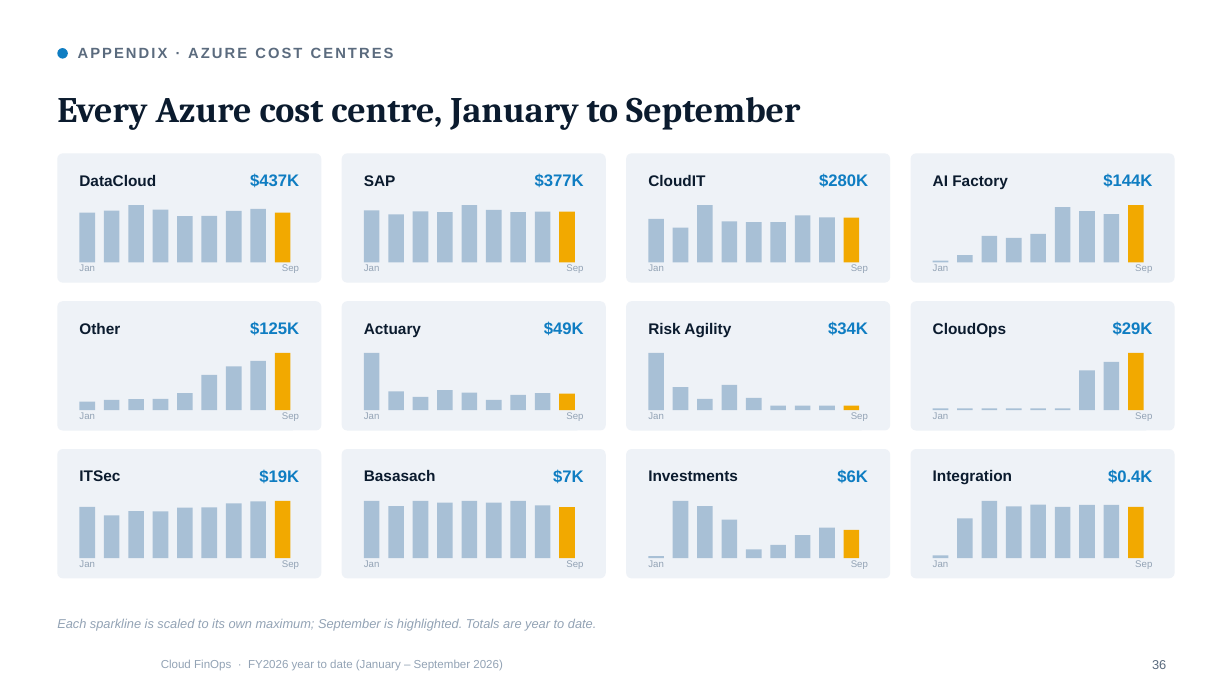
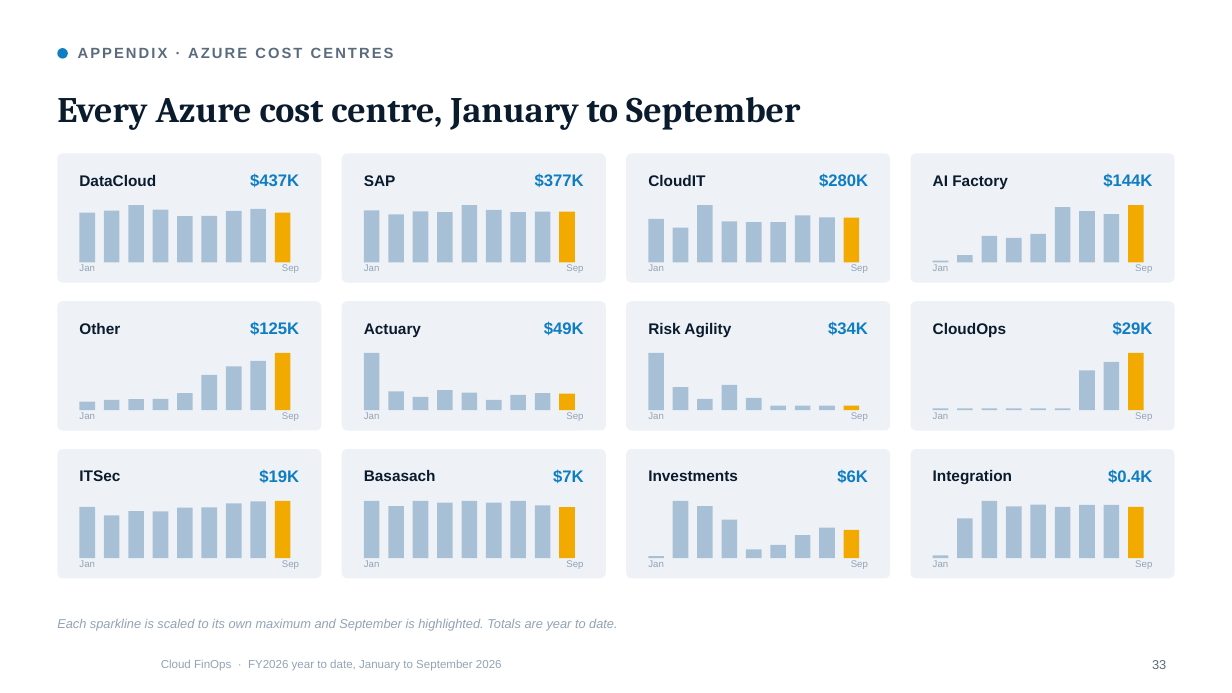
Before and after one commit to arielga5-code/Finops, a slide deck: slide 33 of presentations/Cloud_FinOps_Harel_FY2026_September.pptx (slide 36 before the commit). Drawn at 1232x693 pixels with LibreOffice and Linux fonts; fonts in the diff are those of the drawing; background and template pictures are left out. Boxes give left, top, right and bottom in pixels: in the first picture for what was removed or moved away, otherwise in the second. Text is boxed around its words. In the diff, an @@ line names an element or a change of style, - is before the commit and + after.

```diff
--- a/presentations/Cloud_FinOps_Harel_FY2026_September.pptx
+++ b/presentations/Cloud_FinOps_Harel_FY2026_September.pptx
@@ text at <box>57,619,617,631</box>: text changed @@
-Each sparkline is scaled to its own maximum; September is highlighted. Totals are year to date.
+Each sparkline is scaled to its own maximum and September is highlighted. Totals are year to date.
@@ text at <box>161,660,502,671</box>: text changed @@
-Cloud FinOps · FY2026 year to date (January – September 2026)
+Cloud FinOps · FY2026 year to date, January to September 2026
@@ page number at <box>1152,660,1166,669</box>: text changed @@
-36
+33
```
Also in this commit, not shown: 38 other slides changed, 2 slides removed, 15 other files.
